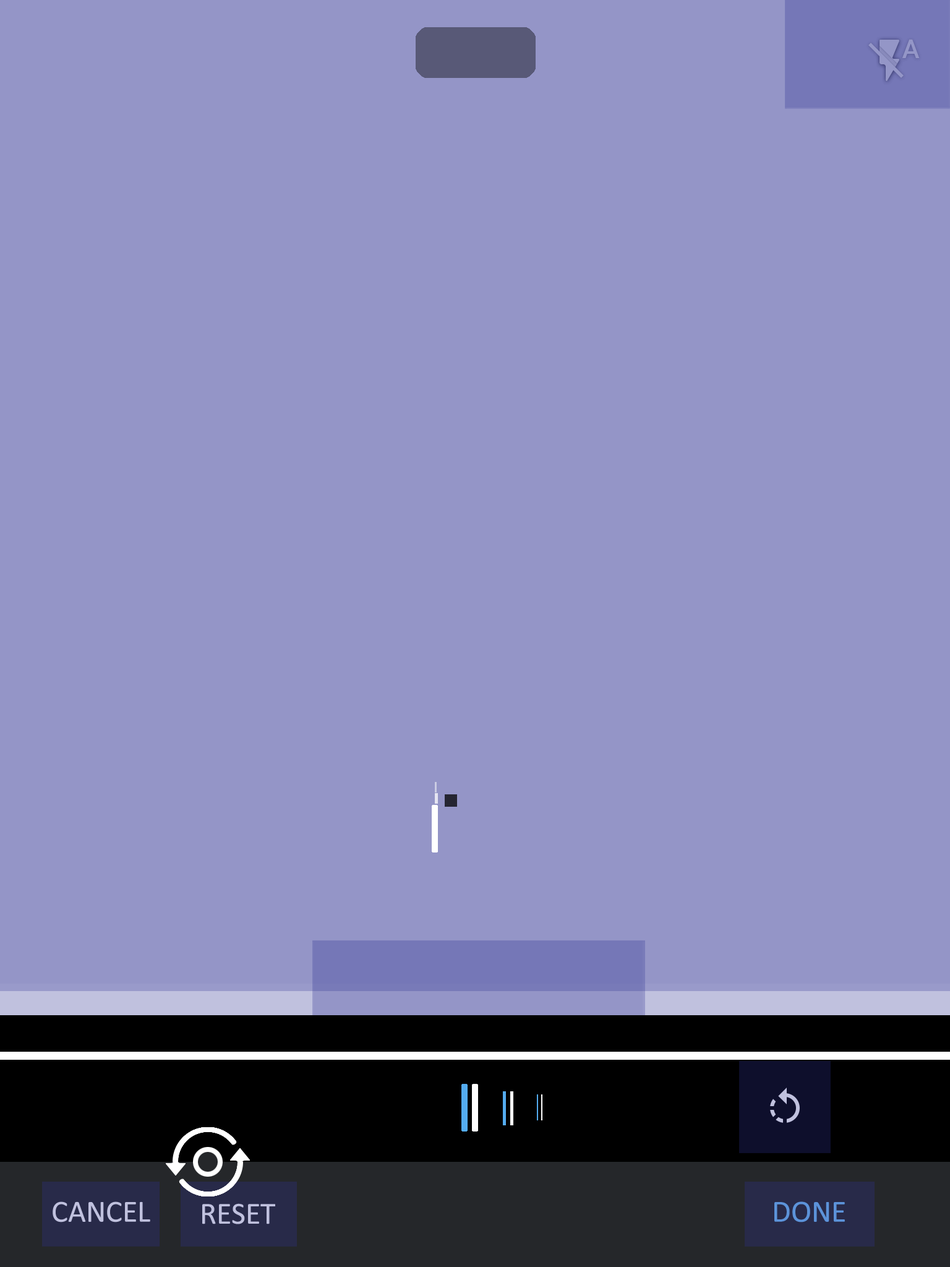
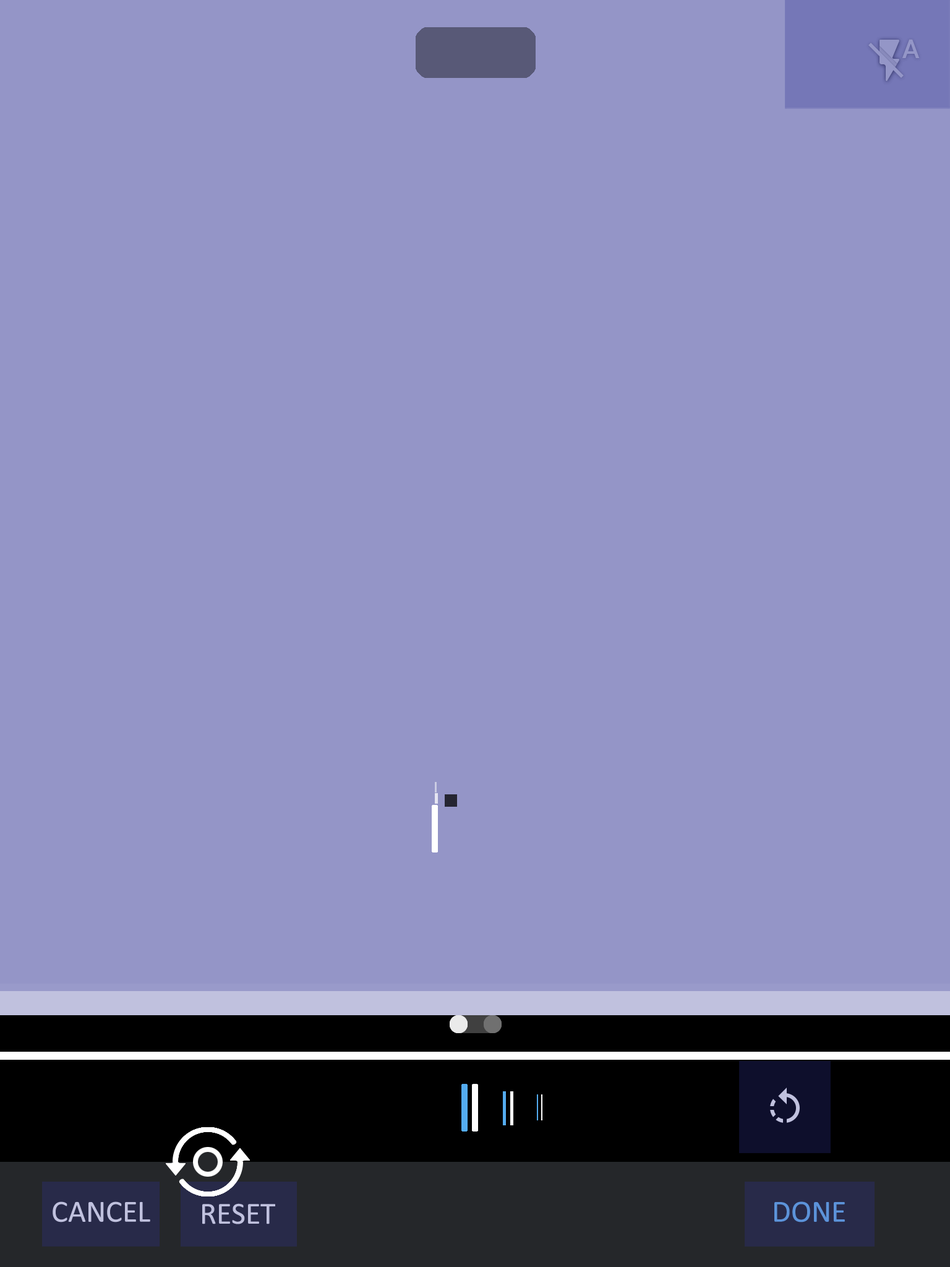
Layer changes from the first 950×1267 image to the second:
moved "slider" above "switch-cam" over [312, 940, 646, 1033]
renamed "@raster" to "raster", moved it into group "slider" over [449, 1014, 502, 1033]
added layer "I" (85%) in group "raster" over [449, 1014, 468, 1033]
"L": opacity 85% → 25% over [449, 1014, 468, 1033]
hid group "@area" (2nd of 16, in "@R3.SCENE" › "@content" › "user-panel" › "slider" › "btnSlide" › "@r3.input") (1 layers) over [312, 940, 646, 1033]
hid group "@origin" (1st of 2, in "@R3.SCENE" › "@content" › "user-panel" › "slider" › "btnSlide" › "@r3.input") (1 layers) over [475, 1014, 488, 1028]
